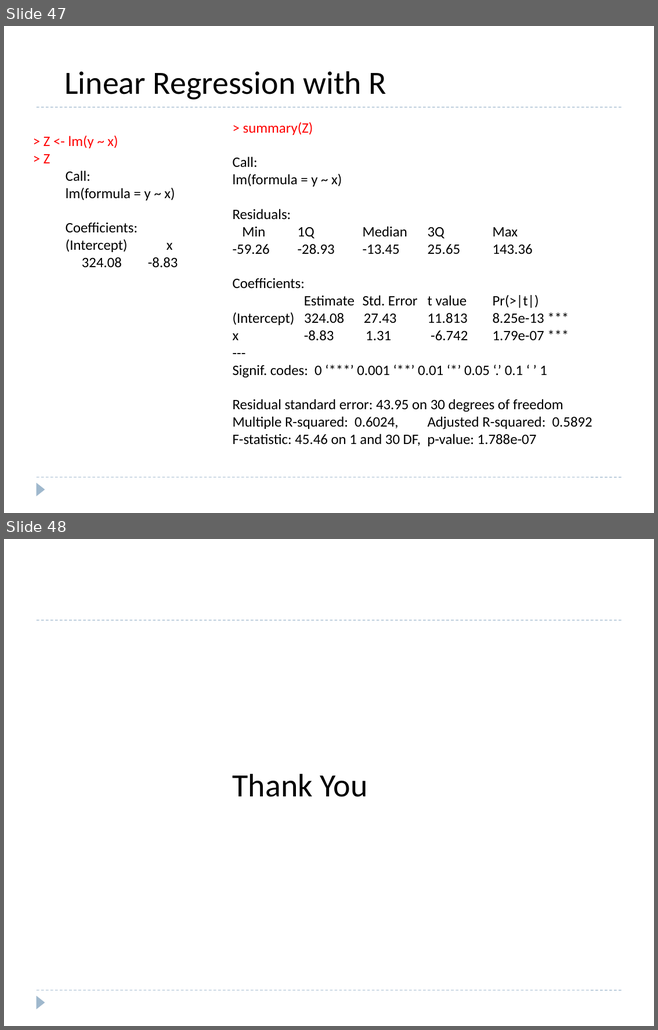
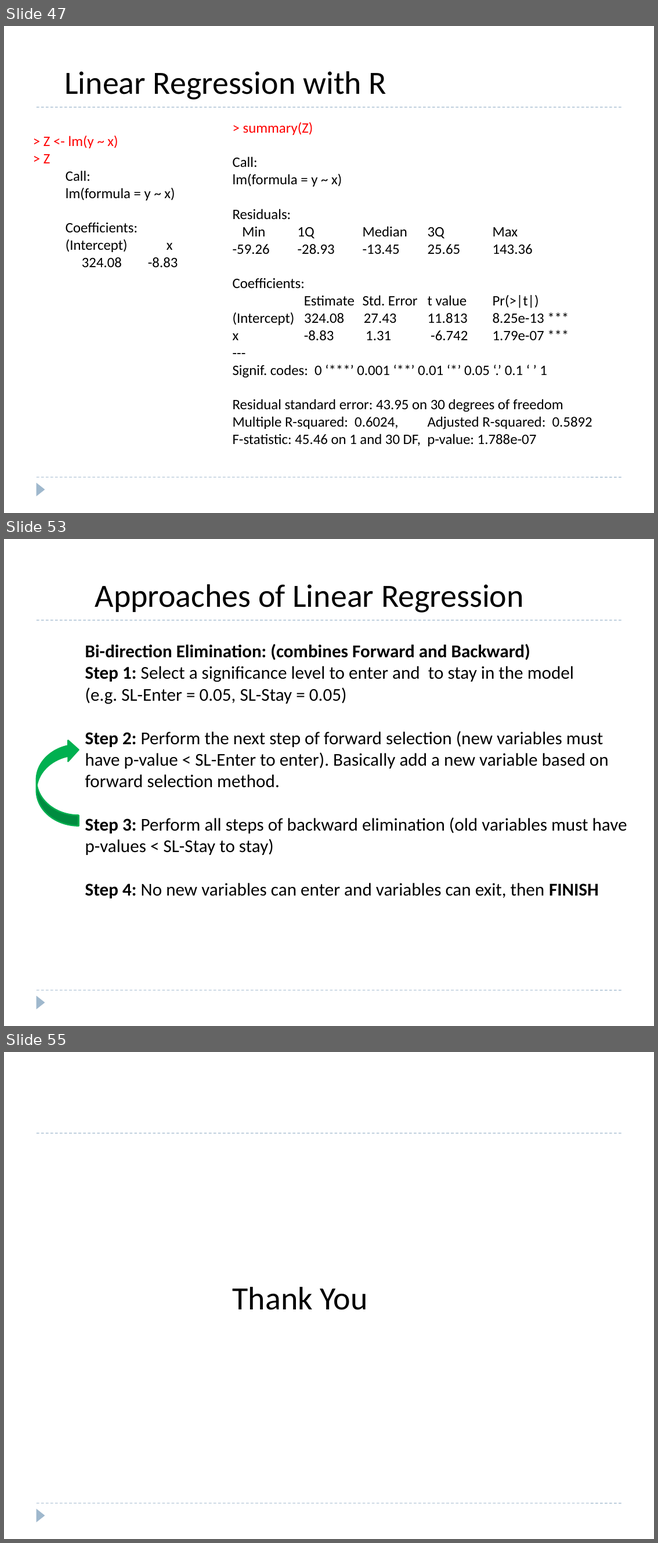
Before and after one commit to roushanprasad/DataScience_ML, a slide deck: Machine-Learning/4.2 Linear-Regression/4.2.1-Linear-Regression.pptx. Shown one above the other, each under a label of ours: slides 47 and 48 before the commit, slides 47, 53 and 55 after it; the slides between them are not shown. The pictures are 658x1030 and 658x1543 pixels, drawn with LibreOffice and Linux fonts; fonts in the diff are those of the drawing. Boxes give left, top, right and bottom in pixels: in the first picture for what was removed or moved away, otherwise in the second. Text is boxed around its words. In the diff, an @@ line names an element or a change of style, - is before the commit and + after.

```diff
--- a/Machine-Learning/4.2 Linear-Regression/4.2.1-Linear-Regression.pptx
+++ b/Machine-Learning/4.2 Linear-Regression/4.2.1-Linear-Regression.pptx
@@ slide 53 added at [4,539,654,1026], background #FFFFFF; not listed: 3 template elements that a slide beside it also shows @@
@@ text added at [95,584,524,613], 36 pt, text #000000 @@
+Approaches of Linear Regression
@@ text added at [85,644,627,899], 20 pt, text #000000 @@
+Bi-direction Elimination: (combines Forward and Backward)
+Step 1: Select a significance level to enter and to stay in the model
+(e.g. SL-Enter = 0.05, SL-Stay = 0.05)
+Step 2: Perform the next step of forward selection (new variables must have p-value < SL-Enter to enter). Basically add a new variable based on forward selection method.
+Step 3: Perform all steps of backward elimination (old variables must have p-values < SL-Stay to stay)
+Step 4: No new variables can enter and variables can exit, then FINISH
@@ curved up arrow added at [36,739,79,826], fill #00B050, outline #00B050 1.5 pt @@
@@ what was slide 48 is now slide 55 @@
```
Also in this commit, not shown: 6 other slides added, 1 other file.
